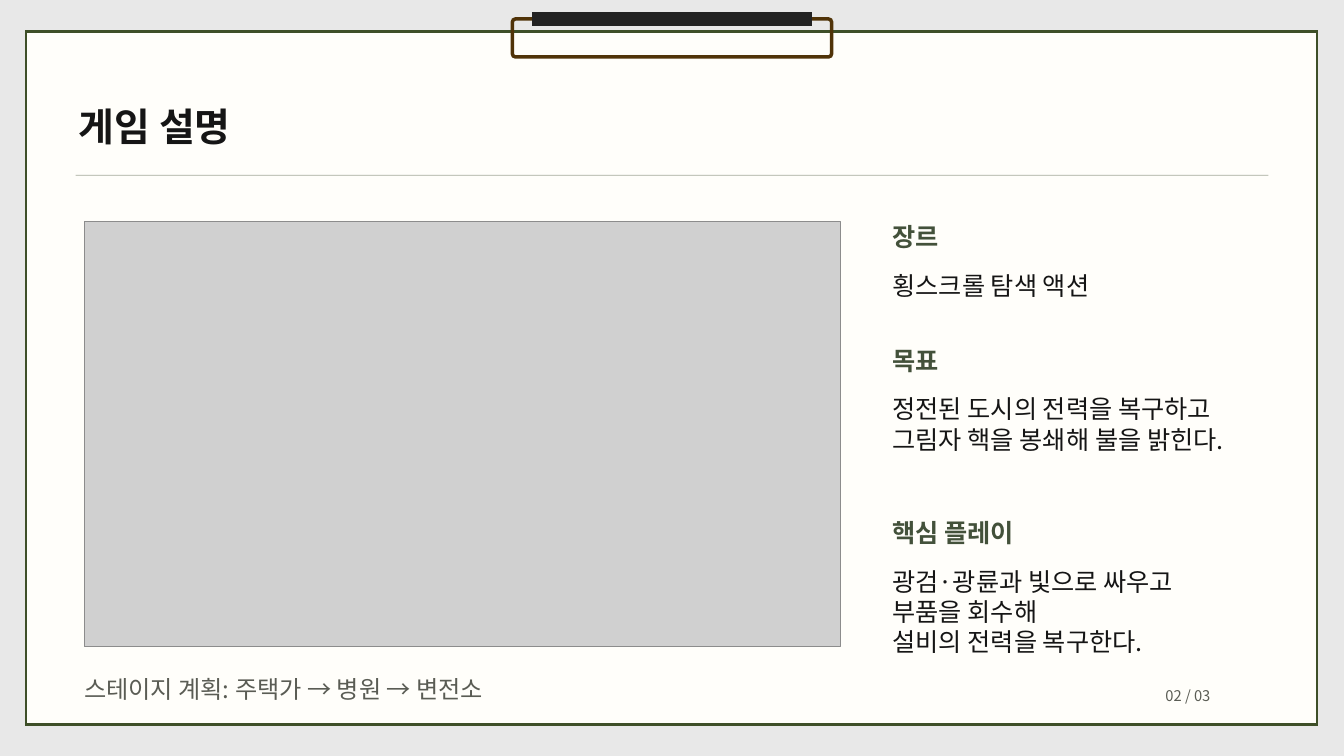
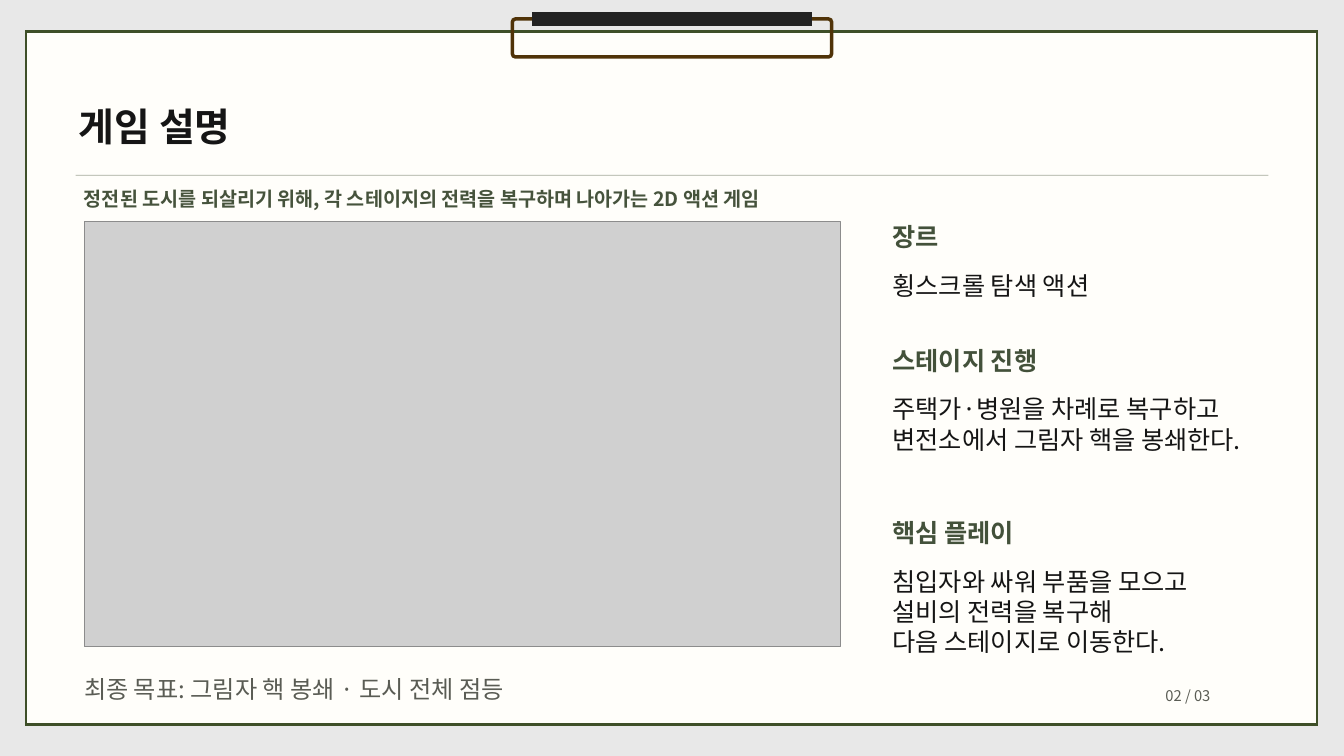
Before and after one commit to dbguswh/2Dgame_project, a slide deck: slide 2 of 2D게임프로그래밍 2차발표.pptx. Drawn at 1344x756 pixels with LibreOffice and Linux fonts; fonts in the diff are those of the drawing; grey boxes stand for pictures. Boxes give left, top, right and bottom in pixels: in the first picture for what was removed or moved away, otherwise in the second. Text is boxed around its words. In the diff, an @@ line names an element or a change of style, - is before the commit and + after.

Commit message:
2차 발표에 스테이지 복구 목적과 플레이 중심의 기획 변경을 명확히 설명

```diff
--- a/2D게임프로그래밍 2차발표.pptx
+++ b/2D게임프로그래밍 2차발표.pptx
@@ text added at (x1=84, y1=189, x2=760, y2=210), 21 pt, text #46533C, bold @@
+정전된 도시를 되살리기 위해, 각 스테이지의 전력을 복구하며 나아가는 2D 액션 게임
@@ text at (x1=892, y1=349, x2=1037, y2=373): text changed @@
-목표
+스테이지 진행
@@ text at (x1=892, y1=397, x2=1241, y2=451): text changed @@
-정전된 도시의 전력을 복구하고
-그림자 핵을 봉쇄해 불을 밝힌다.
+주택가·병원을 차례로 복구하고
+변전소에서 그림자 핵을 봉쇄한다.
@@ text at (x1=892, y1=570, x2=1188, y2=653): text changed @@
-광검·광륜과 빛으로 싸우고
-부품을 회수해
-설비의 전력을 복구한다.
+침입자와 싸워 부품을 모으고
+설비의 전력을 복구해
+다음 스테이지로 이동한다.
@@ text at (x1=84, y1=678, x2=503, y2=700): text changed @@
-스테이지 계획: 주택가 → 병원 → 변전소
+최종 목표: 그림자 핵 봉쇄 · 도시 전체 점등
```
Also in this commit, not shown: 1 other slide changed.
